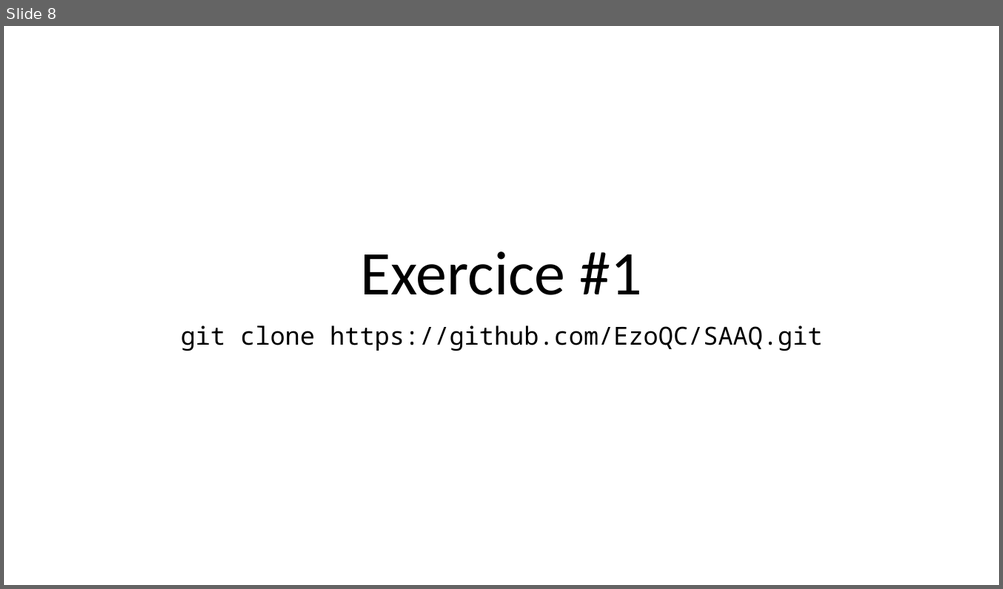
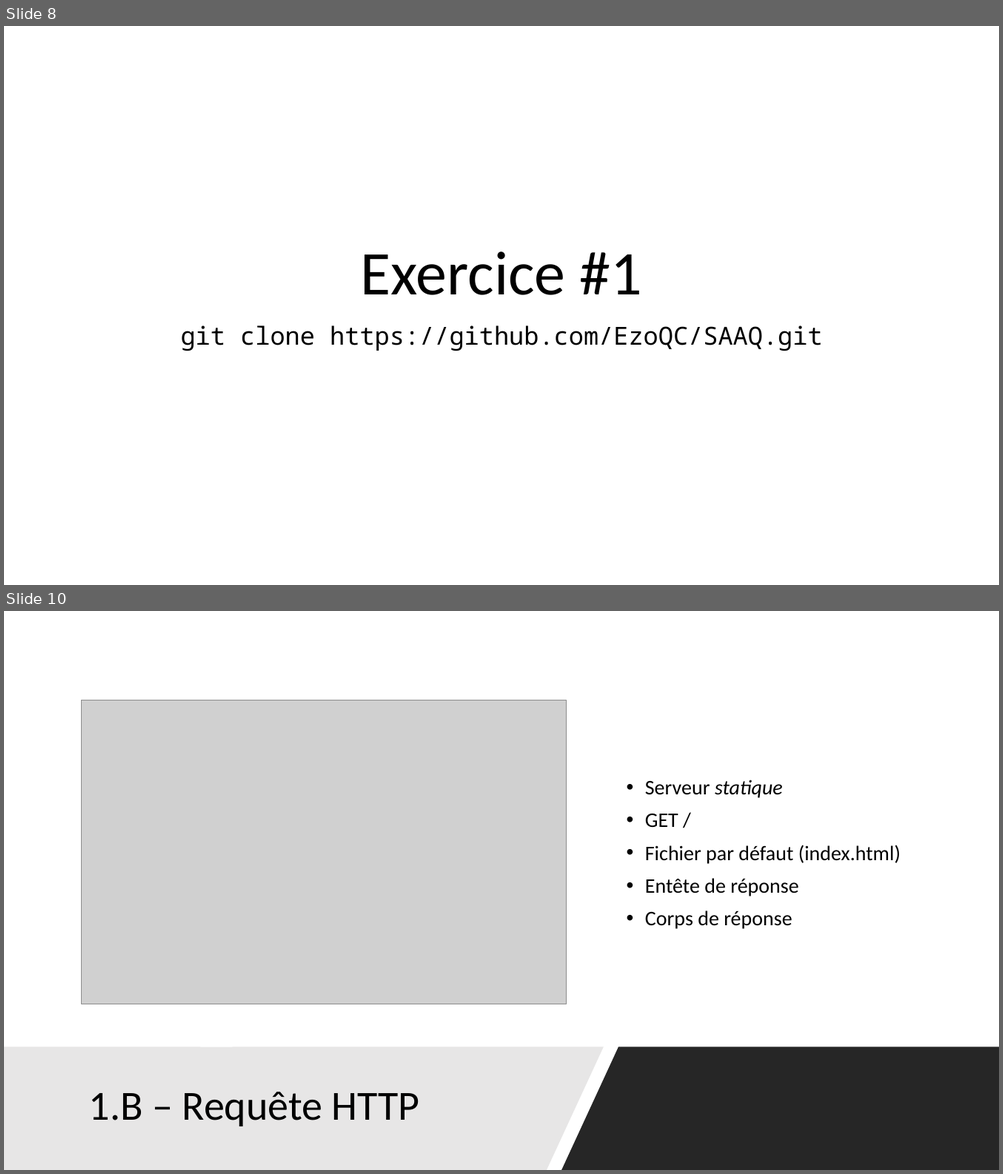
Before and after one commit to fragmatyc/SAAQ, a slide deck: HTML/1. Présentation/Cours HTML - v1.0.pptx. Shown one above the other, each under a label of ours: slide 8 before the commit, slides 8 and 10 after it; the slides between them are not shown. The pictures are 1003x589 and 1003x1174 pixels, drawn with LibreOffice and Linux fonts; fonts in the diff are those of the drawing; grey boxes stand for pictures. Boxes give left, top, right and bottom in pixels: in the first picture for what was removed or moved away, otherwise in the second. Text is boxed around its words. In the diff, an @@ line names an element or a change of style, - is before the commit and + after.

```diff
--- a/HTML/1. Présentation/Cours HTML - v1.0.pptx
+++ b/HTML/1. Présentation/Cours HTML - v1.0.pptx
@@ slide 10 added at (4,611,999,1170), background #FFFFFF @@
@@ picture added at (82,701,566,1005) @@
@@ text added at (645,780,900,929), 20 pt, text #000000 @@
+• Serveur statique
+• GET /
+• Fichier par défaut (index.html)
+• Entête de réponse
+• Corps de réponse
@@ freeform shape added at (4,1048,603,1170), fill #E7E6E6 @@
@@ freeform shape added at (561,1048,999,1170), fill #000000 at 85% opacity @@
@@ title added at (89,1092,420,1127), 40 pt, text #000000 @@
+1.B – Requête HTTP
```
Also in this commit, not shown: 5 slides changed, 5 other slides added, 1 slide removed, 6 other files.
